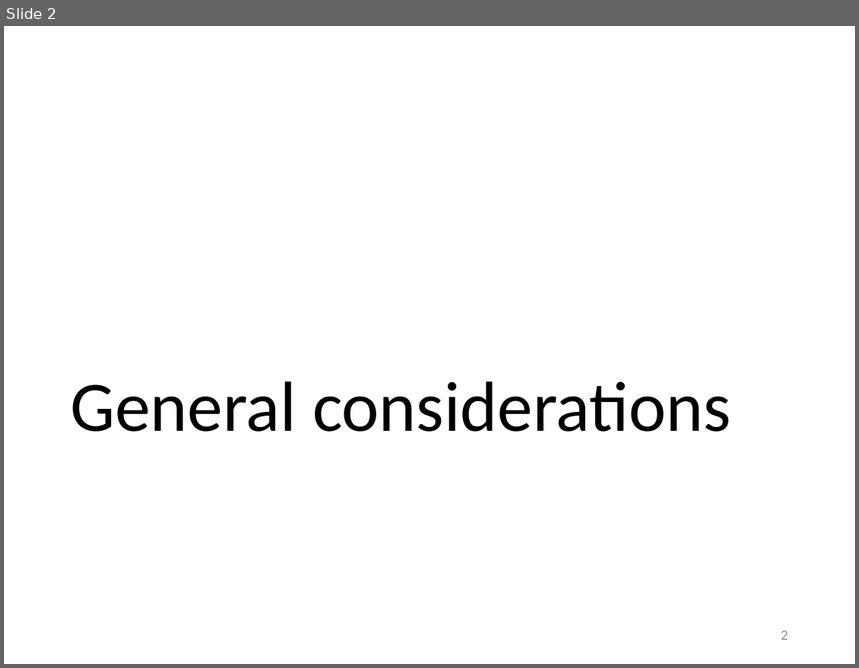
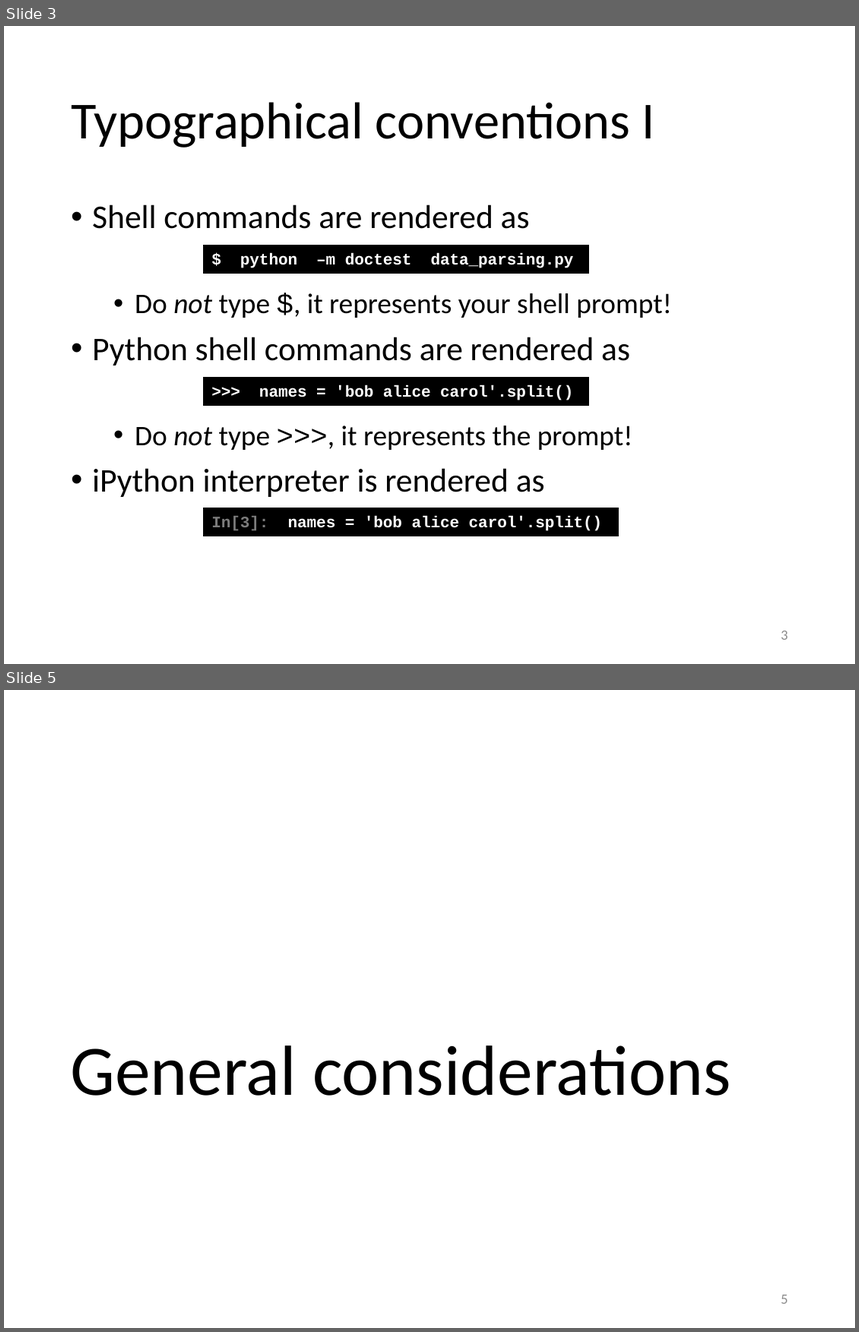
Before and after one commit to gjbex/Python-for-HPC, a slide deck: python_hpc.pptx. Shown one above the other, each under a label of ours: slide 2 before the commit, slides 3 and 5 after it; the slides between them are not shown. The pictures are 859x668 and 859x1332 pixels, drawn with LibreOffice and Linux fonts; fonts in the diff are those of the drawing. Boxes give left, top, right and bottom in pixels: in the first picture for what was removed or moved away, otherwise in the second. Text is boxed around its words. In the diff, an @@ line names an element or a change of style, - is before the commit and + after.

Commit message:
Add QR code slide, typographical conventtions

```diff
--- a/python_hpc.pptx
+++ b/python_hpc.pptx
@@ slide 3 added at bbox=[4, 26, 855, 664], background #FFFFFF @@
@@ title added at bbox=[71, 102, 655, 148], 44 pt, text #000000 @@
+Typographical conventions I
@@ text added at bbox=[92, 205, 672, 497], 28 pt, text #000000 @@
+• Shell commands are rendered as
+  • Do not type $, it represents your shell prompt!
+• Python shell commands are rendered as
+  • Do not type >>>, it represents the prompt!
+• iPython interpreter is rendered as
@@ rectangle added at bbox=[203, 246, 588, 274], fill #000000, outline #000000 0.75 pt, 13.5 pt, text #FFFFFF, bold @@
+$ python –m doctest data_parsing.py
@@ rectangle added at bbox=[203, 378, 588, 406], fill #000000, outline #000000 0.75 pt, 13.5 pt, text #FFFFFF, bold @@
+>>> names = 'bob alice carol'.split()
@@ rectangle added at bbox=[203, 509, 618, 537], fill #000000, outline #000000 0.75 pt, 13.5 pt, text #FFFFFF, bold @@
+In[3]: names = 'bob alice carol'.split()
@@ page number added at bbox=[781, 631, 788, 640], 12 pt, text #8C8C8C @@
+3
@@ what was slide 2 is now slide 5 @@
@@ page number at bbox=[781, 1295, 788, 1304]: text changed @@
-2
+5
```
Also in this commit, not shown: 2 slides changed, 2 other slides added.
